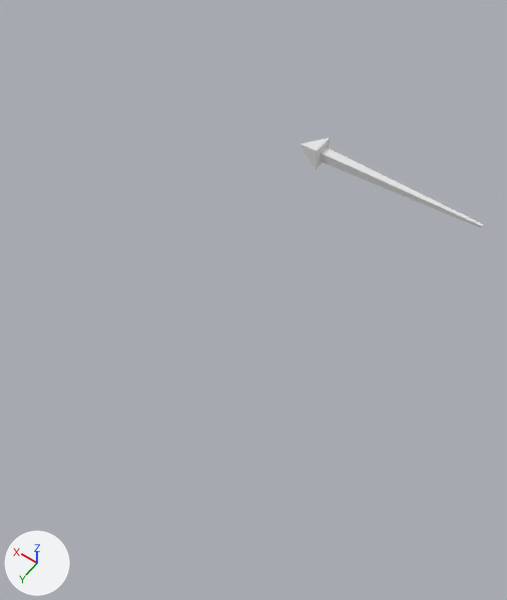
A saved change to the Blender file SourceData/DebugArrow.blend.
Before and after are seen from a 50 mm camera at (-23.1, 38.8, 37.0) aimed at (-7.6, 17.1, 3.0). The axes (+X, +Y, +Z) are drawn at lower left. The lights are the same throughout.

The first picture shows 'Arrow'.
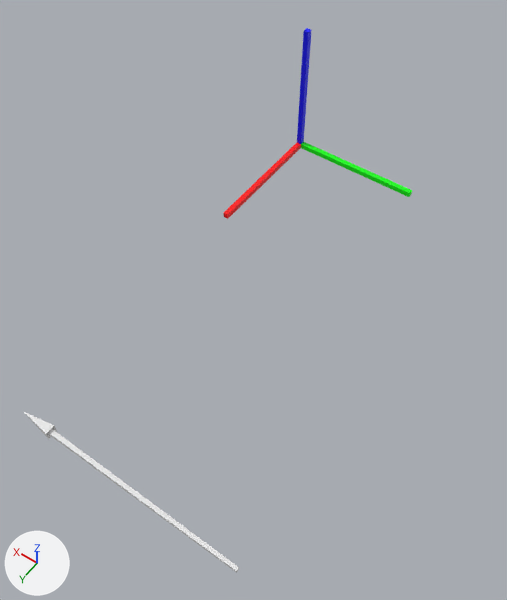
Commit message: improved the debugs

Location of each change, [x1, y1, x2, y2] in pixels of the pictures (507 x 600 px):
'Arrow', reshaped, moved (17% wider, 78% taller)
    before: [300, 138, 483, 228]
    after: [24, 412, 239, 573]
'Gizmo', added
    after: [223, 28, 412, 219]

The change in detail:
Picture 'Gizmo.bmp' (img_gizmo_bmp) is new.
Material 'Material' (mat_material) is new.
Its texture is img_gizmo_bmp.
me_cube_001 has 13 vertices, 13 faces and spans x -1.0..1.0, y -15.8..0.0, z -1.0..1.0.
me_cube_001 is used by ob_arrow; location (0.0, 0.0, 0.0); rotation (0.0, 0.0, -1.571), in degrees (0, 0, -90).
Part 1, on me_cube_001:
Vertex 0 of me_cube_001 moves from (-0.4, -2.1, -0.4) at pixel (319, 161) to (-0.1, -2.1, -0.2) at pixel (47, 433).
Vertex 2 of me_cube_001 moves from (-0.4, -2.1, 0.4) at pixel (320, 152) to (-0.1, -2.1, 0.1).
Vertex 4 of me_cube_001 moves from (0.4, -2.1, -0.4) to (0.1, -2.1, -0.2).
Vertex 6 of me_cube_001 moves from (0.4, -2.1, 0.4) at pixel (325, 146) to (0.1, -2.1, 0.1) at pixel (50, 427).
Vertex 8 of me_cube_001 moves from (-1.0, -2.1, 1.0) at pixel (316, 150) to (-0.3, -2.4, 0.3) at pixel (46, 433).
Vertex 9 of me_cube_001 moves from (-1.0, -2.1, -1.0) at pixel (315, 170) to (-0.3, -2.4, -0.3) at pixel (48, 439).
Vertex 10 of me_cube_001 moves from (1.0, -2.1, 1.0) at pixel (330, 137) to (0.3, -2.4, 0.3) at pixel (54, 425).
Vertex 11 of me_cube_001 moves from (1.0, -2.1, -1.0) to (0.3, -2.4, -0.3) at pixel (56, 430).
Mesh me_cube is new.
It has 17 vertices, 15 faces and spans x -50.0..1.0, y -1.0..50.0, z -1.0..50.0.
It uses material mat_material (picture img_gizmo_bmp).
Object 'Arrow' (ob_arrow) moves from (0.0, 0.0, 0.0) to (0.0, 30.0, 0.0).
Object 'Gizmo' (ob_gizmo) is new; it shows me_cube.
Its location is (0.0, 0.0, 0.0).
Its scale is (0.2, 0.2, 0.2).
